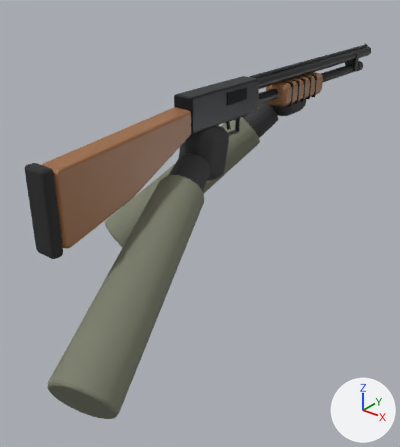
Two versions of the glTF model public/assets/models/keiler.glb, one commit apart.
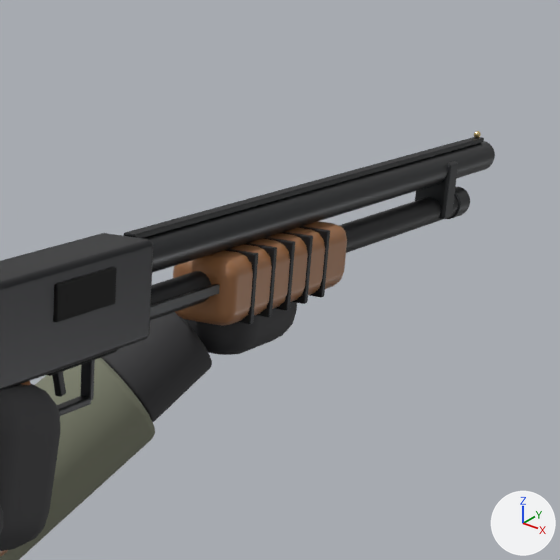
Each version is shown whole from a 50 mm lens placed at (0.586, -0.746, 0.257), pointed at (-0.047, 0.045, -0.234), then close up on the part from 52% to 98% of the width and 0% to 41% of the height. The axes (+X, +Y, +Z) are drawn at lower right. The lights are the same throughout. The first two pictures are the older version. Where no turn or scale is listed for an object, it has been applied to the vertices.

Names of what the first close-up shows: 'ActionBar1', 'Barrel', 'BarrelClamp', 'Bead', 'EjectPort', 'HandL', 'HandR', 'MagTube', 'PumpWood', 'Receiver', 'SleeveL', 'VentRib', 'WristL' and 12 more.
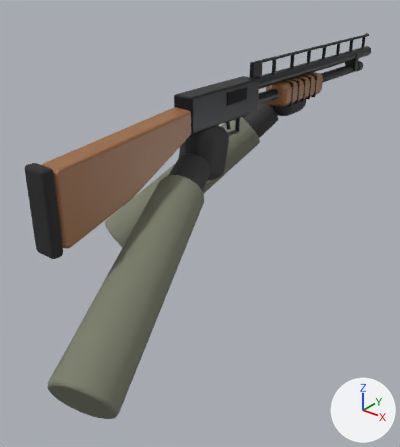
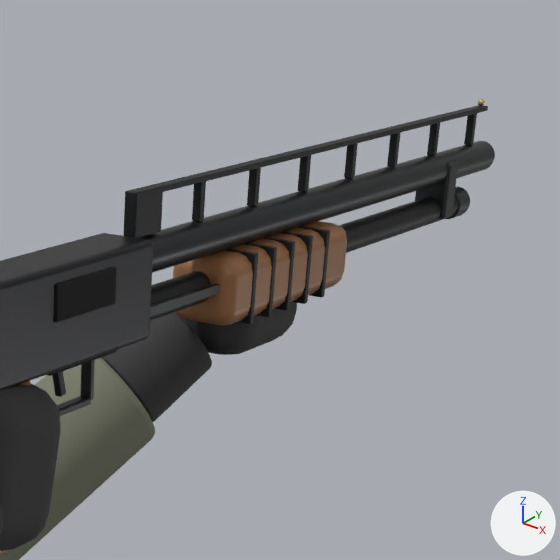
Boxes [x1, y1, x2, y2] around the edits, measured in the close-ups (560 x 560 px):
'VentRib', moved: before [123, 137, 484, 238]; after [125, 105, 488, 197]
'RibRiser', added (black): after [123, 191, 163, 238]
'RibPost0', added (black): after [192, 181, 206, 222]
'RibPost1', added (black): after [247, 168, 261, 206]
'RibPost2', added: after [298, 155, 311, 192]
'RibPost3', added: after [344, 143, 358, 179]
'RibPost4', added: after [387, 132, 401, 167]
'RibPost5', added: after [427, 123, 440, 156]
'RibPost6', added: after [464, 113, 477, 145]
'Bead', moved: before [474, 131, 481, 138]; after [478, 99, 485, 106]

The change in detail:
Mesh me_ribriser is new.
It has 56 vertices, 108 faces and spans x -0.0045..0.0045, y -0.015..0.015, z -0.013..0.013.
It uses material mat_gundark (black #2c2d2f).
Mesh me_ribpost6 is new.
It has 56 vertices, 108 faces and spans x -0.003..0.003, y -0.003..0.003, z -0.013..0.013.
It uses material mat_gundark (black #2c2d2f).
Mesh me_ribpost5 is new.
It has 56 vertices, 108 faces and spans x -0.003..0.003, y -0.003..0.003, z -0.013..0.013.
It uses material mat_gundark (black #2c2d2f).
Mesh me_ribpost4 is new.
It has 56 vertices, 108 faces and spans x -0.003..0.003, y -0.003..0.003, z -0.013..0.013.
It uses material mat_gundark (black #2c2d2f).
Mesh me_ribpost3 is new.
It has 56 vertices, 108 faces and spans x -0.003..0.003, y -0.003..0.003, z -0.013..0.013.
It uses material mat_gundark (black #2c2d2f).
Mesh me_ribpost2 is new.
It has 56 vertices, 108 faces and spans x -0.003..0.003, y -0.003..0.003, z -0.013..0.013.
It uses material mat_gundark (black #2c2d2f).
Mesh me_ribpost1 is new.
It has 56 vertices, 108 faces and spans x -0.003..0.003, y -0.003..0.003, z -0.013..0.013.
It uses material mat_gundark (black #2c2d2f).
Mesh me_ribpost0 is new.
It has 56 vertices, 108 faces and spans x -0.003..0.003, y -0.003..0.003, z -0.013..0.013.
It uses material mat_gundark (black #2c2d2f).
Object 'Bead' (ob_bead) moves from (0.0, 0.655, 0.0535) to (0.0, 0.655, 0.0788).
Object 'VentRib' (ob_ventrib) moves from (0.0, 0.4, 0.049) to (0.0, 0.4, 0.074).
Object 'RibRiser' (ob_ribriser) is new; it shows me_ribriser.
Its location is (0.0, 0.155, 0.061).
Object 'RibPost6' (ob_ribpost6) is new; it shows me_ribpost6.
Its location is (0.0, 0.64, 0.06).
Object 'RibPost5' (ob_ribpost5) is new; it shows me_ribpost5.
Its location is (0.0, 0.57, 0.06).
Object 'RibPost4' (ob_ribpost4) is new; it shows me_ribpost4.
Its location is (0.0, 0.5, 0.06).
Object 'RibPost3' (ob_ribpost3) is new; it shows me_ribpost3.
Its location is (0.0, 0.43, 0.06).
Object 'RibPost2' (ob_ribpost2) is new; it shows me_ribpost2.
Its location is (0.0, 0.36, 0.06).
Object 'RibPost1' (ob_ribpost1) is new; it shows me_ribpost1.
Its location is (0.0, 0.29, 0.06).
Object 'RibPost0' (ob_ribpost0) is new; it shows me_ribpost0.
Its location is (0.0, 0.22, 0.06).
